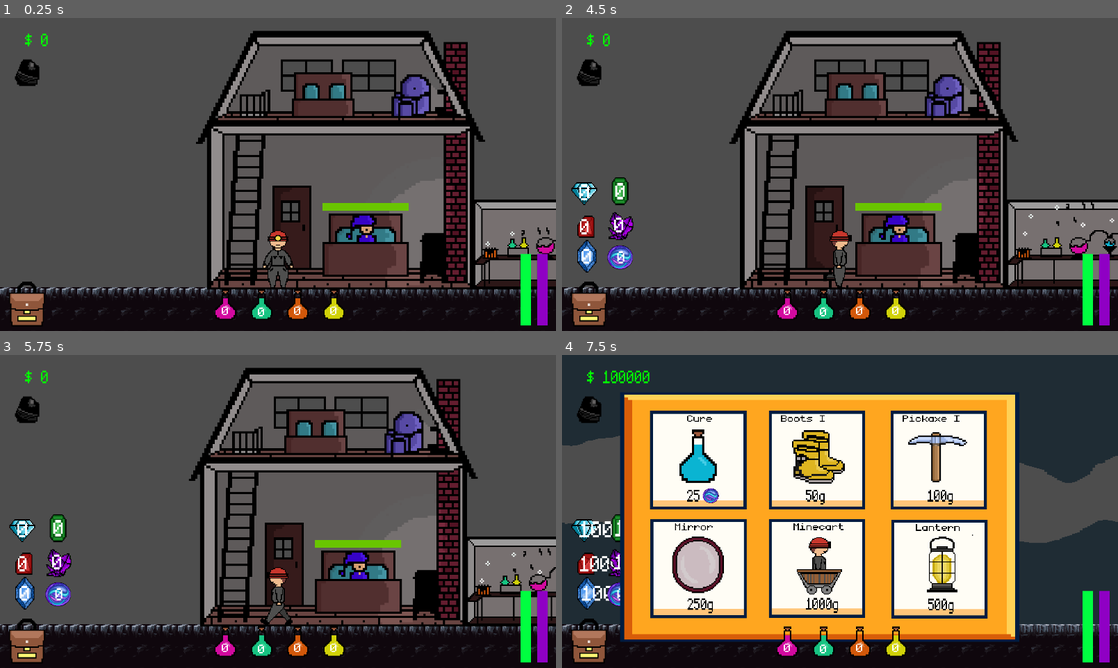
Above: before the commit, frames 1-4 (two rows, left to right).
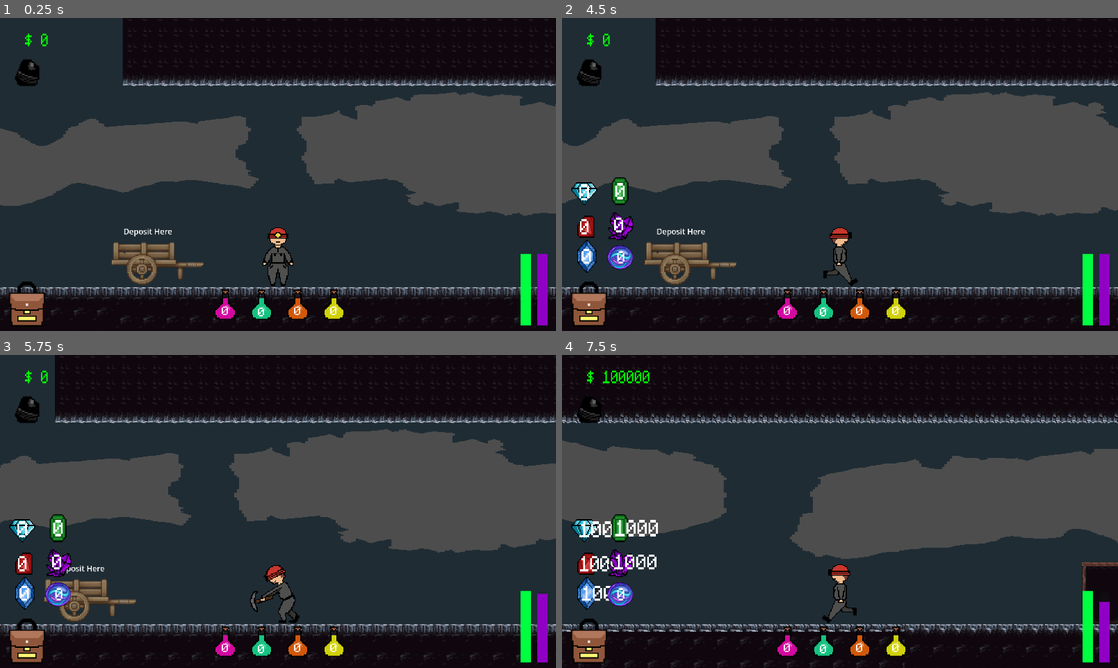
Above: after the commit, the same moments.

Repository: Jrees98/Pirate_Jam_15
Game: Godot game, scene res://Scenes/main.tscn
Two runs of this game, one before a commit and one after it. Both use one fixed random seed, a clock stepped at 60 frames per second and the inputs below. The project has no main scene, so this scene is started directly.
Inputs (mouse positions are in pixels of both pictures, inside the frame that each line leads up to):
- Up to frame 1 (0.25 s): no input
- Up to frame 2 (4.5 s): click (589, 309) at 0.5 s; click (789, 312) at 1.25 s; click (823, 312) at 2 s; click (895, 312) at 2.75 s; click (862, 312) at 3.5 s; move the mouse to (962, 158) at 4.27 s; hold D (move_right) from 4.28 s (still down); hold E (interact) from 4.28 s (still down)
- Up to frame 3 (5.75 s): tap M (minecart) at 4.55, 5.1 s; move the mouse to (166, 527) at 5.02 s; release D (move_right) at 5.03 s; release E (interact) at 5.03 s; hold A (move_left) from 5.03 s (still down); tap E (interact) at 5.3 s
- Up to frame 4 (7.5 s): move the mouse to (895, 442) at 5.77 s; release A (move_left) at 5.78 s; hold G (god_mode) 5.78-6.53 s; hold D (move_right) 5.78-7.28 s; tap M (minecart) at 6.05 s; move the mouse to (812, 574) at 6.52 s; tap E (interact) at 6.6 s; move the mouse to (1006, 558) at 7.27 s; hold A (move_left) from 7.28 s (still down); hold M (minecart) from 7.28 s (still down)

The runs differ from the first frame. In frame 1, 68% of the frame differs, in the area x 0-100%, y 0-98%; in frame 2, 67%; in frame 3, 67%; in frame 4, 73%, in the area x 0-100%, y 0-100%.
Error after the commit: Attempt to call function 'show' in base 'null instance' on a null instance. (res://Scripts/mining_node.gd:24)

Commit message:
animations work now

Diff:
--- a/Scenes/main.tscn
+++ b/Scenes/main.tscn
@@ -80,7 +80,7 @@
 text = "Play Again"
 
 [node name="Player" parent="." instance=ExtResource("2_sw14p")]
-position = Vector2(-5756, 299)
+position = Vector2(-938, 293)
 
 [node name="MiningNode" parent="." instance=ExtResource("4_c3t3l")]
 position = Vector2(-91, 281)
--- a/Scripts/player.gd
+++ b/Scripts/player.gd
@@ -2,6 +2,7 @@
 
 var speed : int
 var in_minecart : bool
+var is_mining = false
 func _ready():
 	$RockNodeUI/CoalSprite/CoalQuantity.text = str(Global.total_coal)
 	$RockNodeUI/HBoxContainer/BlueGemSprite/GemQuantity.text = str(Global.total_gems)
@@ -12,41 +13,50 @@
 	$RockNodeUI/SanityBar.value = 100
 
 func _physics_process(delta):
+	speed = Global.move_speed
+	update_ui()
+	if not in_minecart:
+		move_player()
+		check_mining()
+	else:
+		move_minecart()
+	check_minecart()
+
+func move_player():
 	var direction = Input.get_axis("move_left","move_right")
-	if in_minecart == false:
-		if direction:
+	if not is_mining:
+		if direction != 0:
 			velocity.x = speed * direction
 			$AnimatedSprite2D.play("walk")
-
+			$AnimatedSprite2D.flip_h = direction < 0
 		else:
 			velocity.x = 0
 			$AnimatedSprite2D.play("default")
 		move_and_slide()
 
-		if direction > 0:
-			$AnimatedSprite2D.play("walk")
-			$AnimatedSprite2D.flip_h = false
-		if direction < 0:
-			$AnimatedSprite2D.flip_h = true
-	if in_minecart:
-		if direction:
-			velocity.x = speed * direction
-		else:
-			velocity.x = 0
-		move_and_slide()
+func check_mining():
+	if Input.is_action_just_pressed("interact"):
+		is_mining = true
+		$AnimatedSprite2D.play("mining")
+	if Input.is_action_just_pressed("move_left") or Input.is_action_just_pressed("move_right"):
+		is_mining = false
 
-		if direction > 0:
-			$AnimatedSprite2D.flip_h = false
-		if direction < 0:
-			$AnimatedSprite2D.flip_h = true
-	if Input.is_action_pressed("minecart") and Global.purchased_minecart == true:
+func check_minecart():
+	if Input.is_action_just_pressed("minecart") and Global.purchased_minecart == true:
 		$AnimatedSprite2D.play("minecart")
 		in_minecart = true
-		Global.move_speed = 3000
 
 
+func move_minecart():
+	var direction = Input.get_axis("move_left","move_right")
+	if direction != 0:
+		velocity.x = speed * direction
+		$AnimatedSprite2D.flip_h = direction < 0
+	else:
+		velocity.x = 0
+	move_and_slide()
 
-
+func update_ui():
 	#update UI counts
 	$RockNodeUI/CoalSprite/CoalQuantity.text = str(Global.total_coal)
 	$RockNodeUI/HBoxContainer/BlueGemSprite/GemQuantity.text = str(Global.total_gems)
@@ -56,12 +66,8 @@
 	$RockNodeUI/HBoxContainer/PurpleGemSprite4/GemQuantity.text = str(Global.total_purplegem)
 	$RockNodeUI/HBoxContainer/WhiteGemSprite5/GemQuantity.text = str(Global.total_whitegem)
 	$RockNodeUI/HBoxContainer/OpalGemSprite6/OpalGemQuantity.text = str(Global.total_opals)
-	speed = Global.move_speed
-
-
 
 func _on_regain_energy_timeout():
-
 	$RockNodeUI/SanityBar.value += 10
 
 
